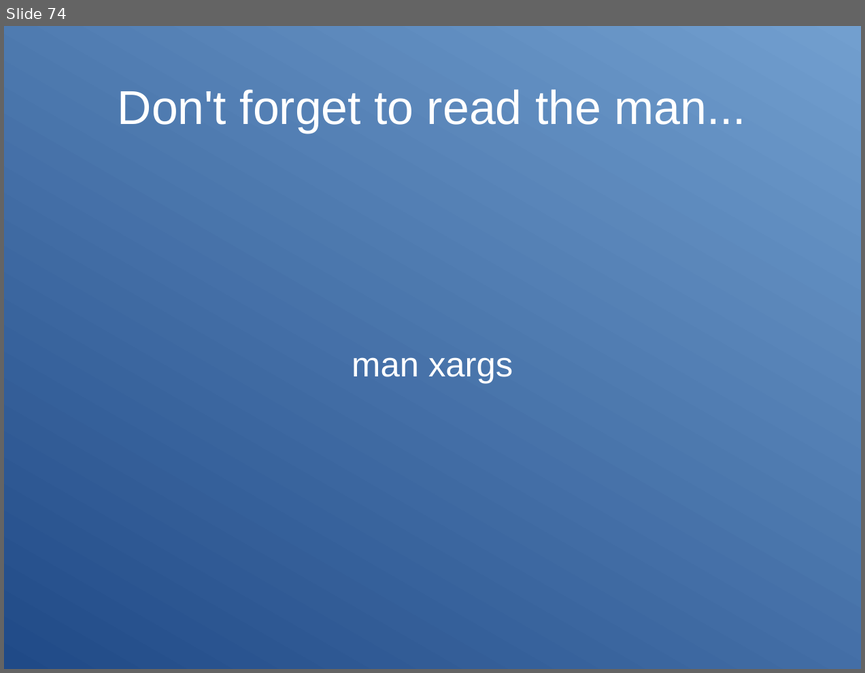
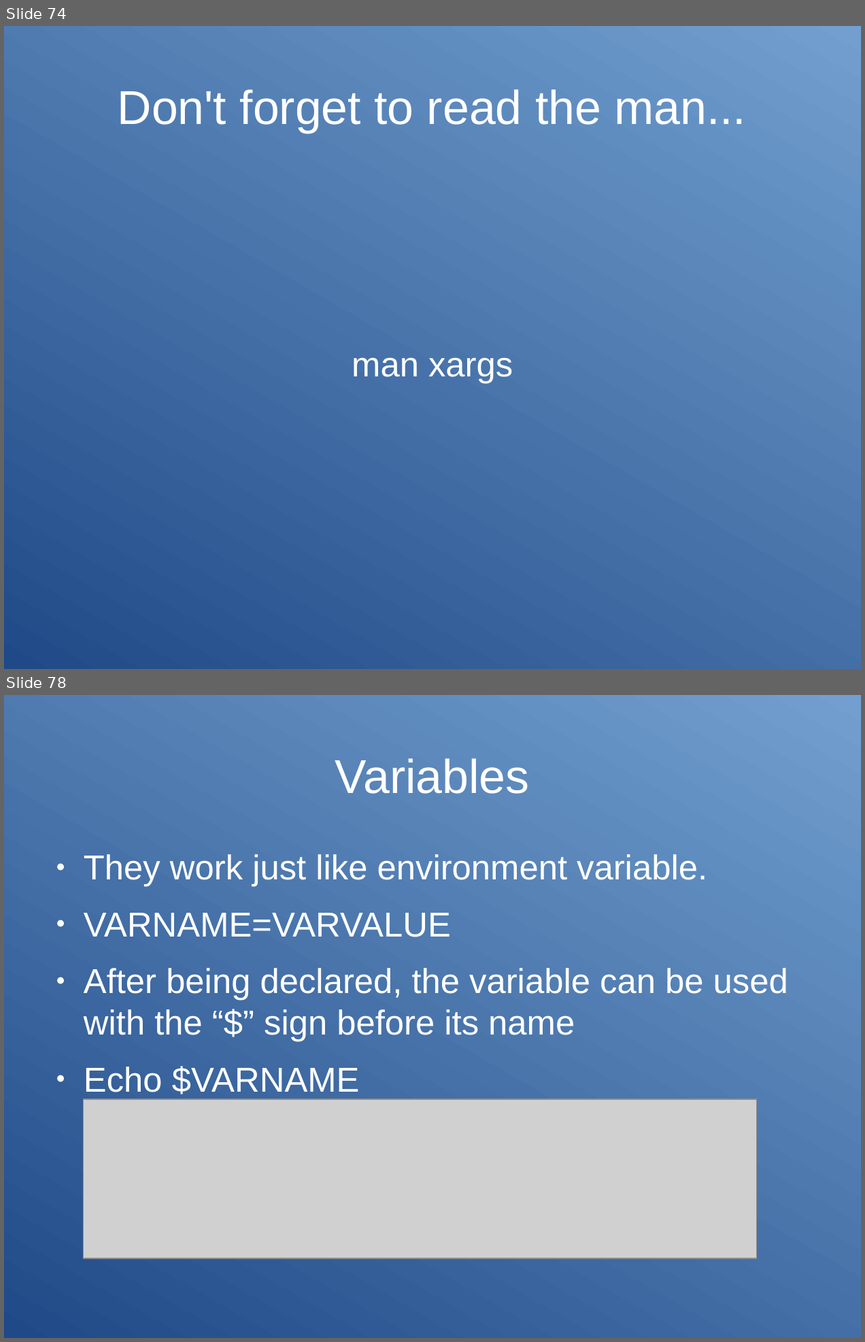
Before and after one commit to Clibre/An-introduction-to-bash, a slide deck: presentation.odp. Shown one above the other, each under a label of ours: slide 74 before the commit, slides 74 and 78 after it; the slides between them are not shown. The pictures are 865x673 and 865x1342 pixels, drawn with LibreOffice and Linux fonts; fonts in the diff are those of the drawing; grey boxes stand for pictures. Boxes give left, top, right and bottom in pixels: in the first picture for what was removed or moved away, otherwise in the second. Text is boxed around its words. In the diff, an @@ line names an element or a change of style, - is before the commit and + after.

Commit message:
debut sur le bash scripting: 3 premiere parties des variables

```diff
--- a/presentation.odp
+++ b/presentation.odp
@@ slide 78 added at (x1=4, y1=695, x2=861, y2=1338), background gradient #204A87 to #729FCF @@
@@ title added at (x1=335, y1=758, x2=530, y2=794), 44 pt, text #FFFFFF @@
+Variables
@@ text added at (x1=84, y1=854, x2=788, y2=1094), 32 pt, text #FFFFFF @@
+● They work just like environment variable.
+● VARNAME=VARVALUE
+● After being declared, the variable can be used with the “$” sign before its name
+● Echo $VARNAME
@@ picture added at (x1=84, y1=1100, x2=757, y2=1259) @@
```
Also in this commit, not shown: 8 other slides added, 7 other files.
